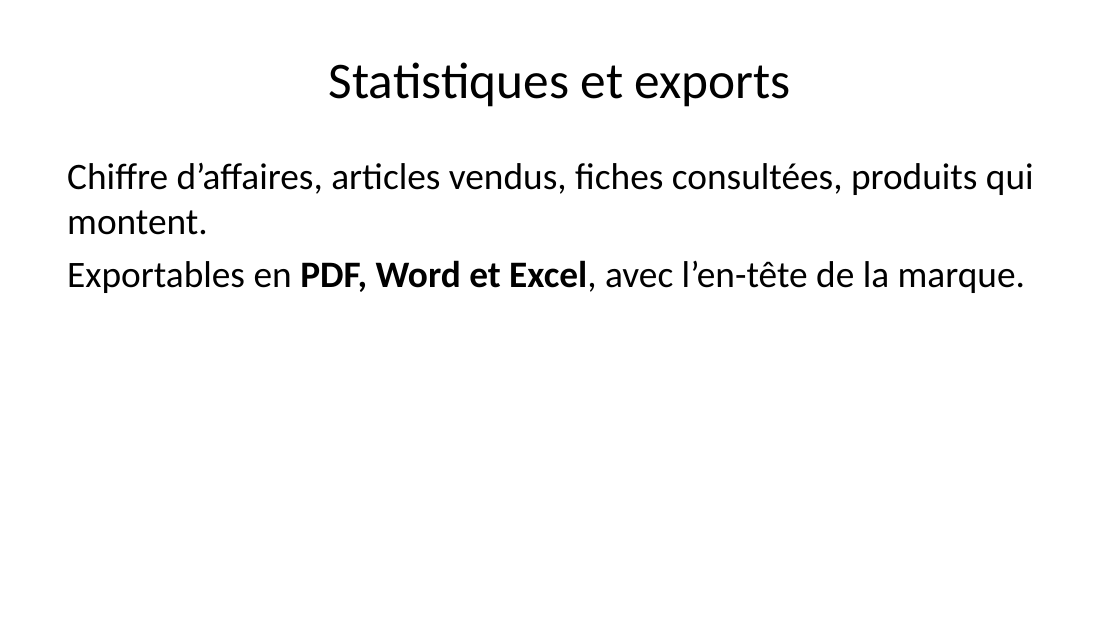
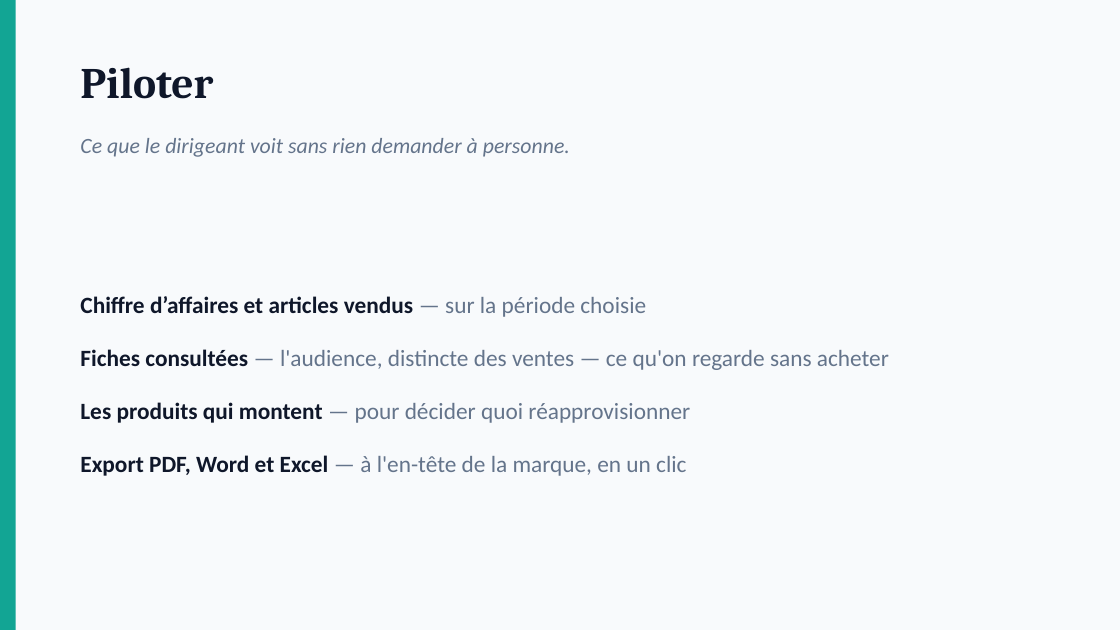
Before and after one commit to Dominique-BRIA/garah, a slide deck: slide 18 of docs/presentation/GARAH-presentation.pptx (slide 19 before the commit). Drawn at 1120x630 pixels with LibreOffice and Linux fonts; fonts in the diff are those of the drawing. Boxes give left, top, right and bottom in pixels: in the first picture for what was removed or moved away, otherwise in the second. Text is boxed around its words. In the diff, an @@ line names an element or a change of style, - is before the commit and + after.

```diff
--- a/docs/presentation/GARAH-presentation.pptx
+++ b/docs/presentation/GARAH-presentation.pptx
@@ background #FFFFFF to #F8FAFC @@
@@ rectangle added at [0,0,16,629], fill #12A594 @@
@@ text added at [80,67,213,99], 28 pt, text #0F172A, bold @@
+Piloter
@@ title removed at [329,62,791,107] @@
-Statistiques et exports
@@ text added at [80,138,570,157], 14 pt, text #64748B, italic @@
+Ce que le dirigeant voit sans rien demander à personne.
@@ text "Chiffre d’affaires et articles vendus ..." at [80,296,889,476]: vertical alignment top to middle @@
@@ text at [80,296,889,476]: text changed; size 24 to 15 pt; text colour #000000 to #64748B @@
-Chiffre d’affaires, articles vendus, fiches consultées, produits qui montent.
-Exportables en PDF, Word et Excel, avec l’en-tête de la marque.
+▪ Chiffre d’affaires et articles vendus — sur la période choisie
+Fiches consultées — l'audience, distincte des ventes — ce qu'on regarde sans acheter
+Les produits qui montent — pour décider quoi réapprovisionner
+Export PDF, Word et Excel — à l'en-tête de la marque, en un clic
```
Also in this commit, not shown: 22 other slides changed, 11 slides added, 13 slides removed, 3 other files.
